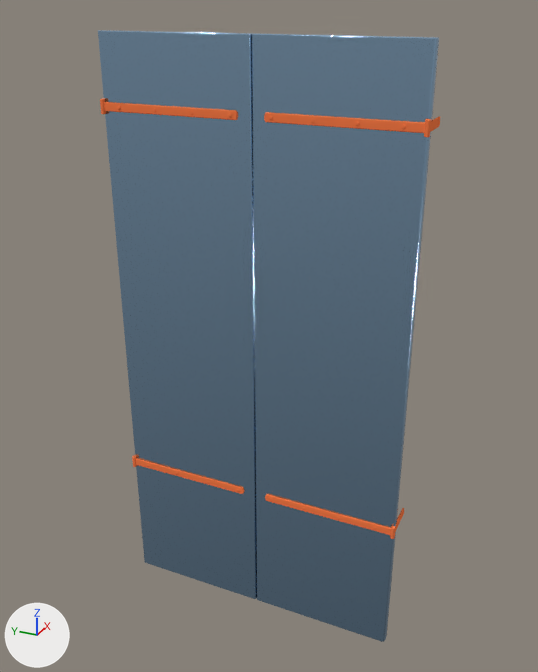
A saved change to the Blender file Props/Wooden_shutters_large/Wooden_shutters_large.blend.
Before and after are seen from a camera (50 mm lens) standing at (-2.51, -1.19, 1.39) and looking at (0.09, -0.02, 0.08). The lights are fixed; the arrows at lower left show +X, +Y and +Z.

The first picture shows 'Wooden_shutters_large_01'.
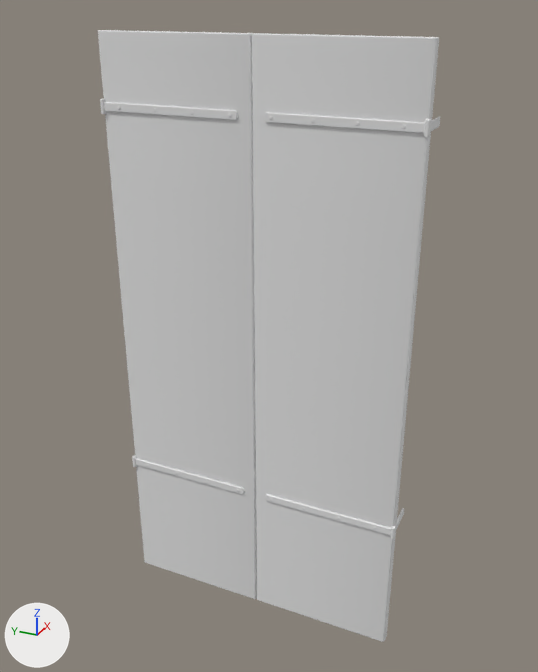
Location of each change, (x1, y1, x2, y2) in pixels of the pictures (538 x 672 px):
part 1 of me_wooden_shutters_large, recoloured (blue to white)
    both: (98, 30, 439, 642)
part 2 of me_wooden_shutters_large, recoloured (orange to white)
    both: (100, 99, 440, 539)

The change in detail:
Material 'Material_test' (mat_material_test) is new.
Its base color is (0.8, 0.8, 0.8) (white #e7e7e7).
Its specular ior level is 0.25.
me_wooden_shutters_large has 636 vertices, 464 faces, 8 loose edges and spans x -0.04..0.13, y -0.64..0.64, z -1.27..1.27.
me_wooden_shutters_large is used by ob_wooden_shutters_large_01; location (0.0, 0.0, 0.0).
me_wooden_shutters_large part 1: all 28 faces that had it switch from mat_window (blue #a5c9e7) to mat_material_test (white #e7e7e7).
me_wooden_shutters_large part 2: all 436 faces that had it switch from mat_orange (orange #ff7e49) to mat_material_test (white #e7e7e7).
